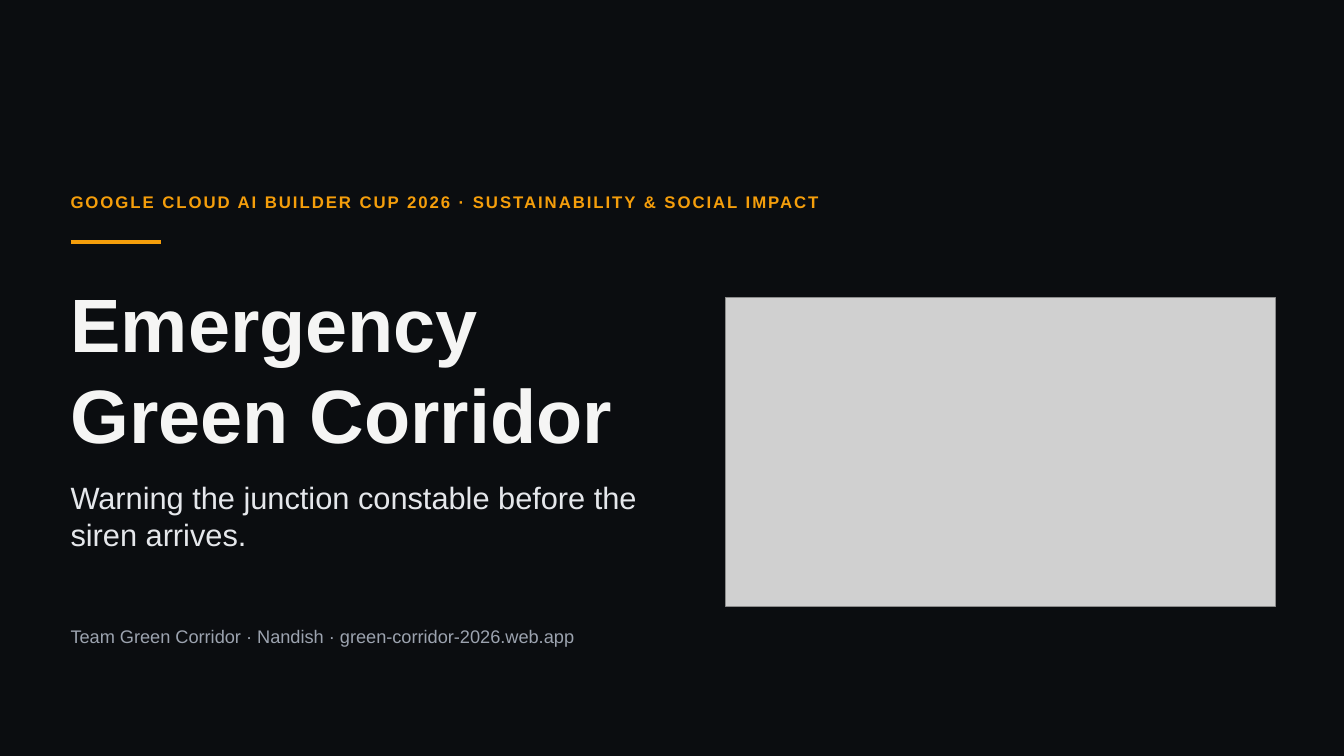
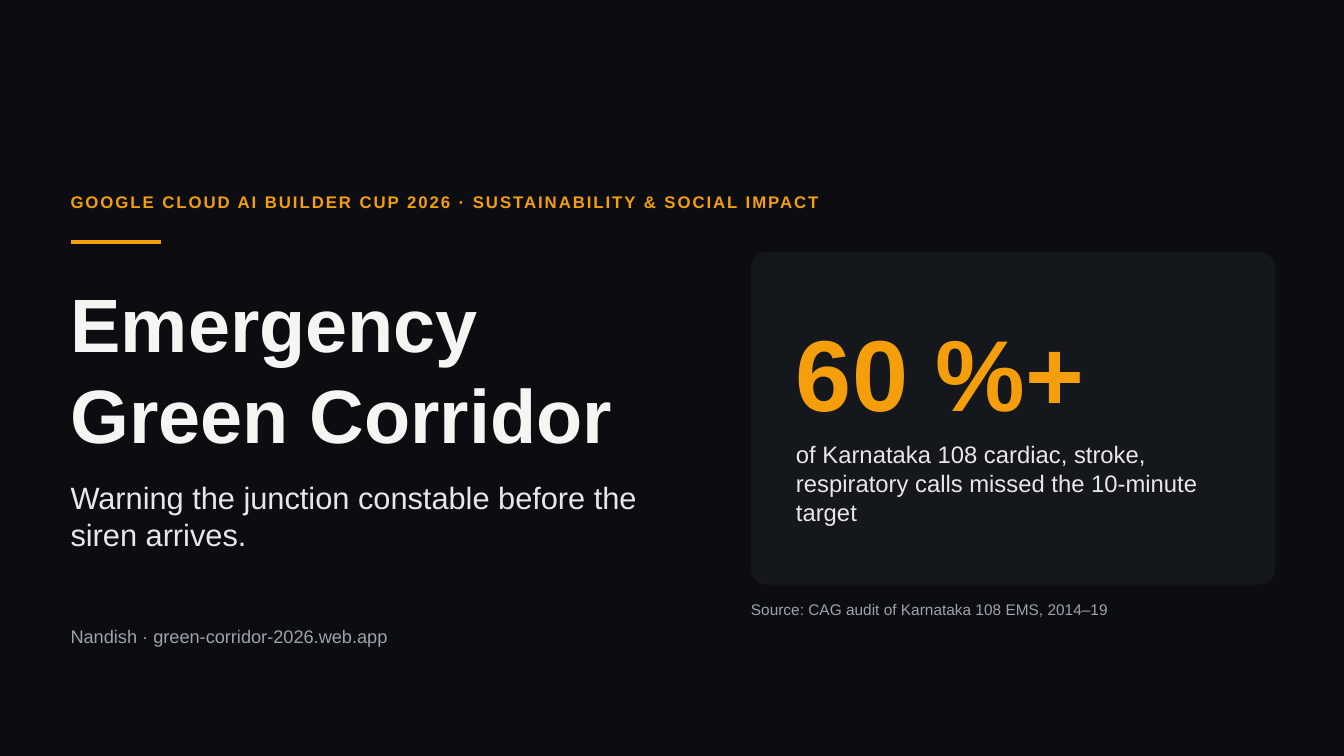
Before and after one commit to Nandish3010/ideal-disco, a slide deck: slide 1 of deck/Green-Corridor-Deck.pptx. Drawn at 1344x756 pixels with LibreOffice and Linux fonts; fonts in the diff are those of the drawing; grey boxes stand for pictures. Boxes give left, top, right and bottom in pixels: in the first picture for what was removed or moved away, otherwise in the second. Text is boxed around its words. In the diff, an @@ line names an element or a change of style, - is before the commit and + after.

```diff
--- a/deck/Green-Corridor-Deck.pptx
+++ b/deck/Green-Corridor-Deck.pptx
@@ rounded rectangle added at (751, 252, 1275, 585), fill #14171B, 17 pt, text #E5E7EB @@
+60 %+
+of Karnataka 108 cardiac, stroke, respiratory calls missed the 10-minute target
@@ picture removed at (726, 297, 1275, 607) @@
@@ text added at (751, 604, 1108, 617), 11 pt, text #9CA3AF @@
+Source: CAG audit of Karnataka 108 EMS, 2014–19
@@ text at (71, 630, 387, 647): text changed @@
-Team Green Corridor · Nandish · green-corridor-2026.web.app
+Nandish · green-corridor-2026.web.app
```
Also in this commit, not shown: 9 other slides changed, 5 other files.
